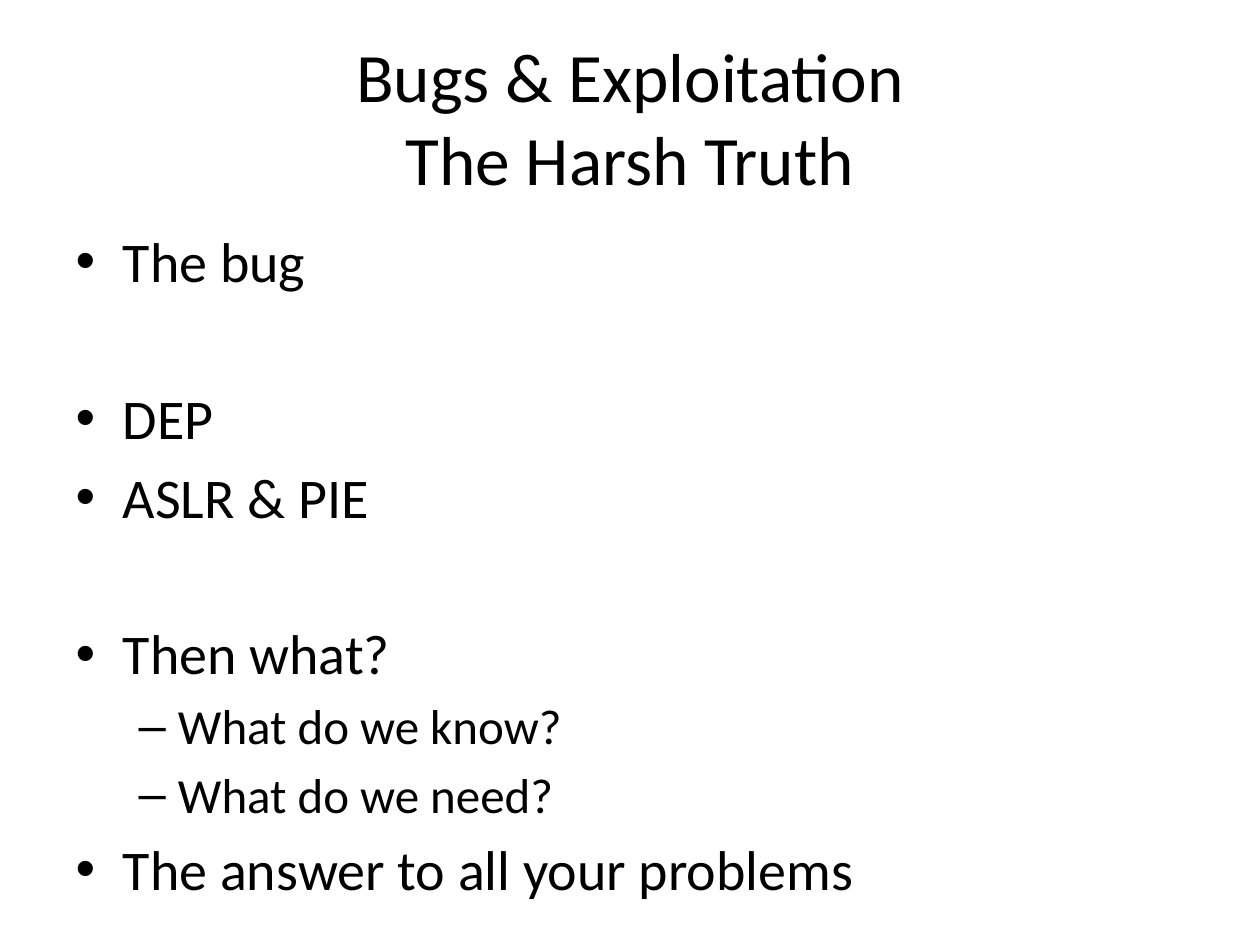
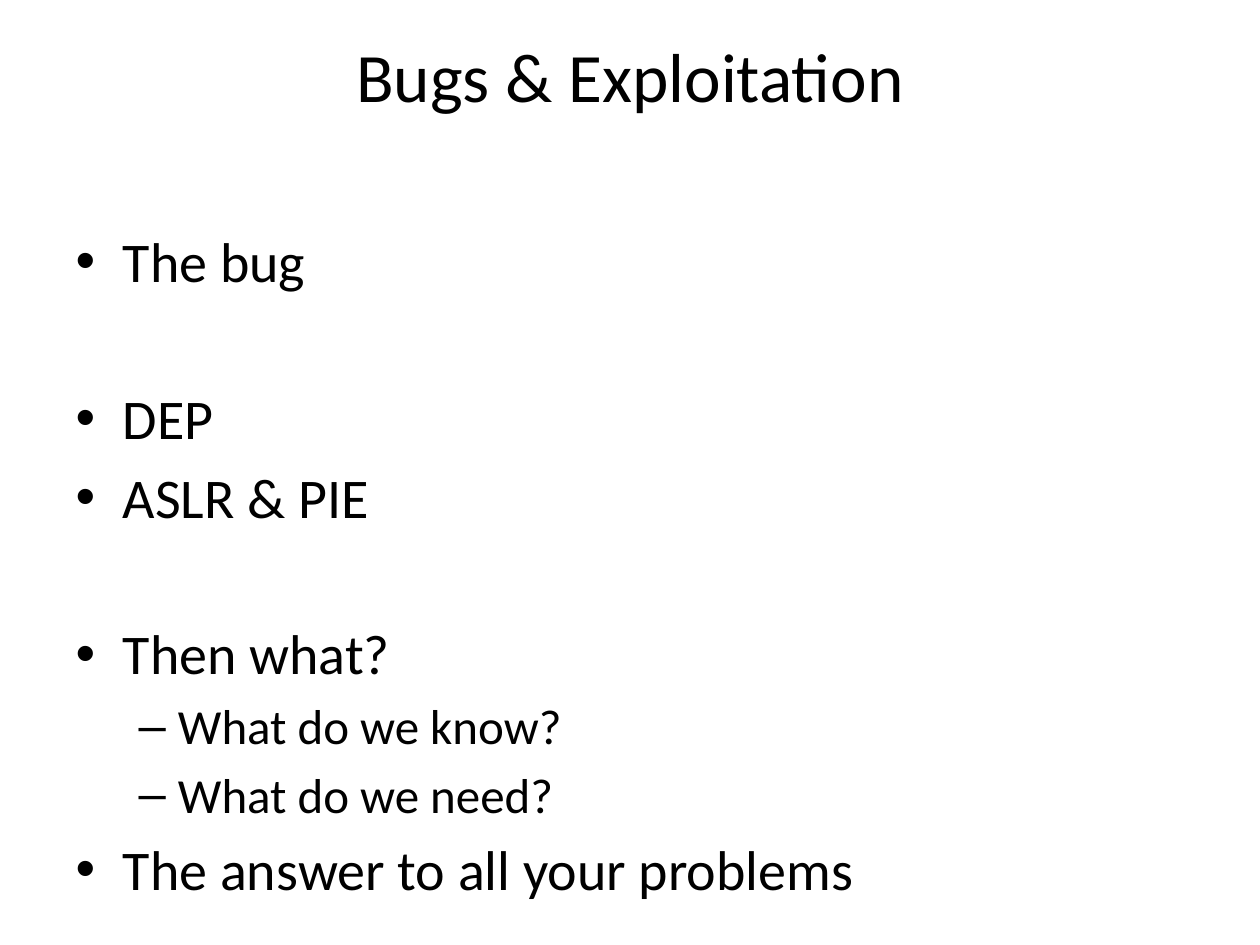
Before and after one commit to m0t/liatioan, a slide deck: slide 10 of slides.pptx. Drawn at 1260x945 pixels with LibreOffice and Linux fonts; fonts in the diff are those of the drawing. Boxes give left, top, right and bottom in pixels: in the first picture for what was removed or moved away, otherwise in the second. Text is boxed around its words. In the diff, an @@ line names an element or a change of style, - is before the commit and + after.

```diff
--- a/slides.pptx
+++ b/slides.pptx
@@ title at (356,54,903,114): text changed @@
-Bugs & Exploitation
-The Harsh Truth
+Bugs & Exploitation
```
Also in this commit, not shown: 1 other slide changed, 1 other file.
